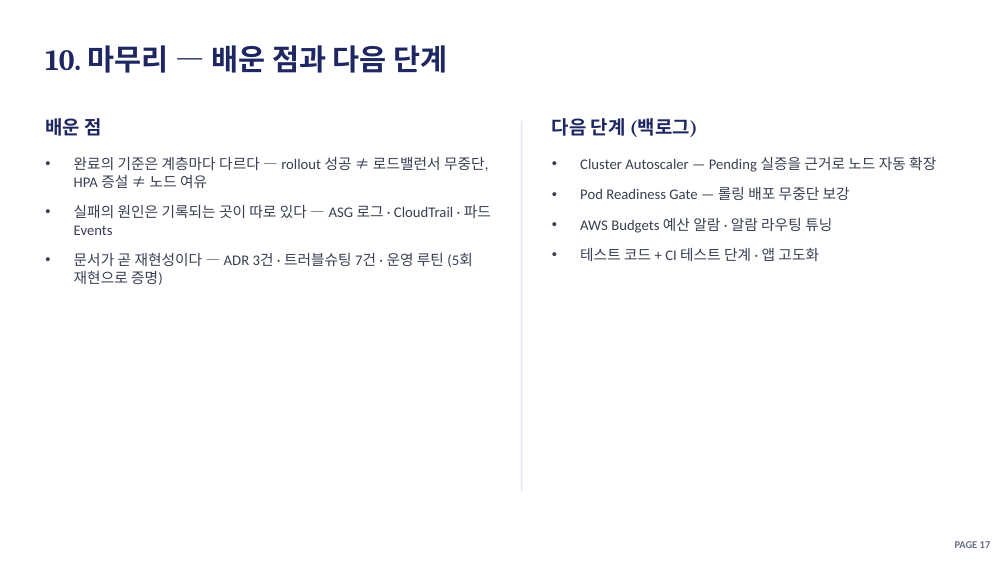
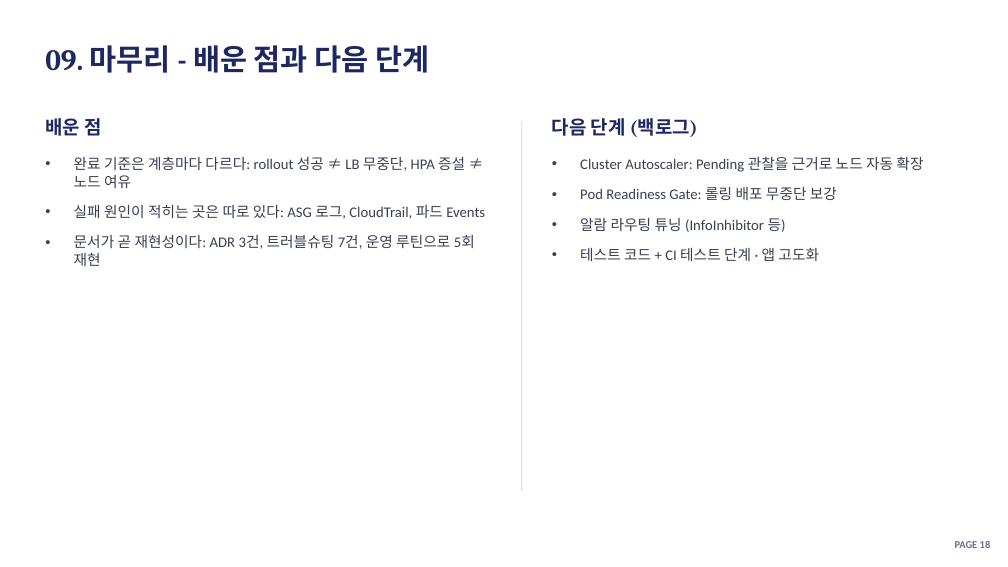
Before and after one commit to soc05272/eks-gitops-portfolio, a slide deck: slide 18 of docs/presentation.pptx (slide 19 before the commit). Drawn at 1008x567 pixels with LibreOffice and Linux fonts; fonts in the diff are those of the drawing. Boxes give left, top, right and bottom in pixels: in the first picture for what was removed or moved away, otherwise in the second. Text is boxed around its words. In the diff, an @@ line names an element or a change of style, - is before the commit and + after.

```diff
--- a/docs/presentation.pptx
+++ b/docs/presentation.pptx
@@ text at [45, 45, 429, 73]: text changed @@
-10. 마무리 — 배운 점과 다음 단계
+09. 마무리 - 배운 점과 다음 단계
@@ text at [74, 157, 485, 266]: text changed @@
-• 완료의 기준은 계층마다 다르다 — rollout 성공 ≠ 로드밸런서 무중단, HPA 증설 ≠ 노드 여유
-• 실패의 원인은 기록되는 곳이 따로 있다 — ASG 로그 · CloudTrail · 파드 Events
-• 문서가 곧 재현성이다 — ADR 3건 · 트러블슈팅 7건 · 운영 루틴 (5회 재현으로 증명)
+• 완료 기준은 계층마다 다르다: rollout 성공 ≠ LB 무중단, HPA 증설 ≠ 노드 여유
+• 실패 원인이 적히는 곳은 따로 있다: ASG 로그, CloudTrail, 파드 Events
+• 문서가 곧 재현성이다: ADR 3건, 트러블슈팅 7건, 운영 루틴으로 5회 재현
@@ text at [580, 157, 923, 232]: text changed @@
-• Cluster Autoscaler — Pending 실증을 근거로 노드 자동 확장
-• Pod Readiness Gate — 롤링 배포 무중단 보강
-• AWS Budgets 예산 알람 · 알람 라우팅 튜닝
+• Cluster Autoscaler: Pending 관찰을 근거로 노드 자동 확장
+• Pod Readiness Gate: 롤링 배포 무중단 보강
+• 알람 라우팅 튜닝 (InfoInhibitor 등)
@@ text at [955, 541, 991, 548]: text changed @@
-PAGE 17
+PAGE 18
```
Also in this commit, not shown: 18 other slides changed, 1 slide removed, 3 other files.
